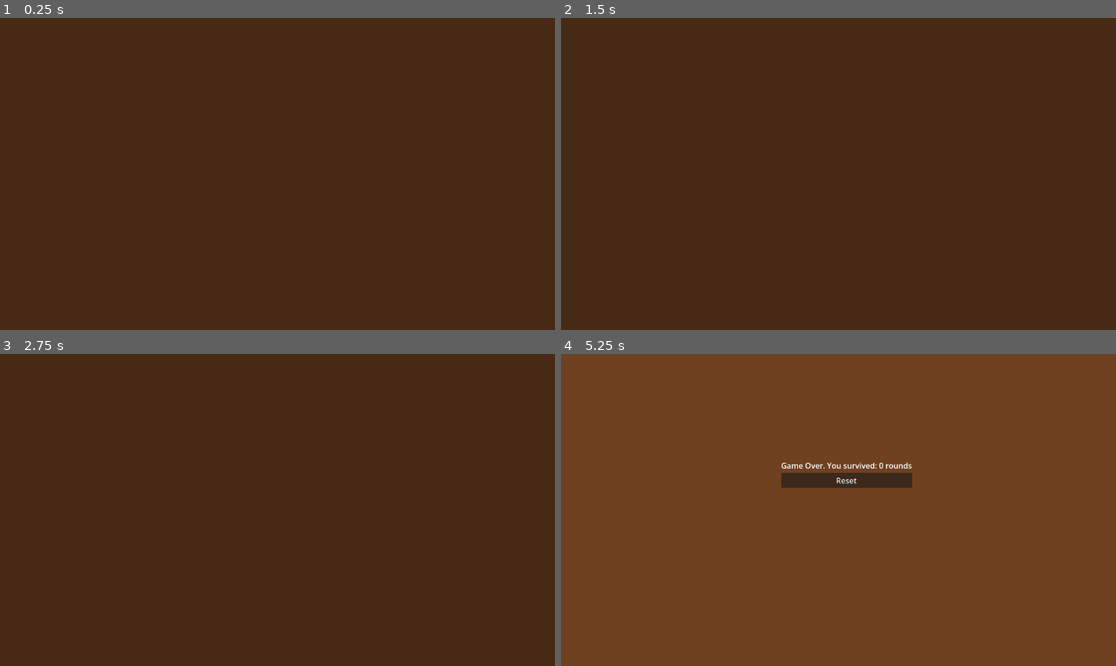
Above: before the commit, frames 1-4 (two rows, left to right).
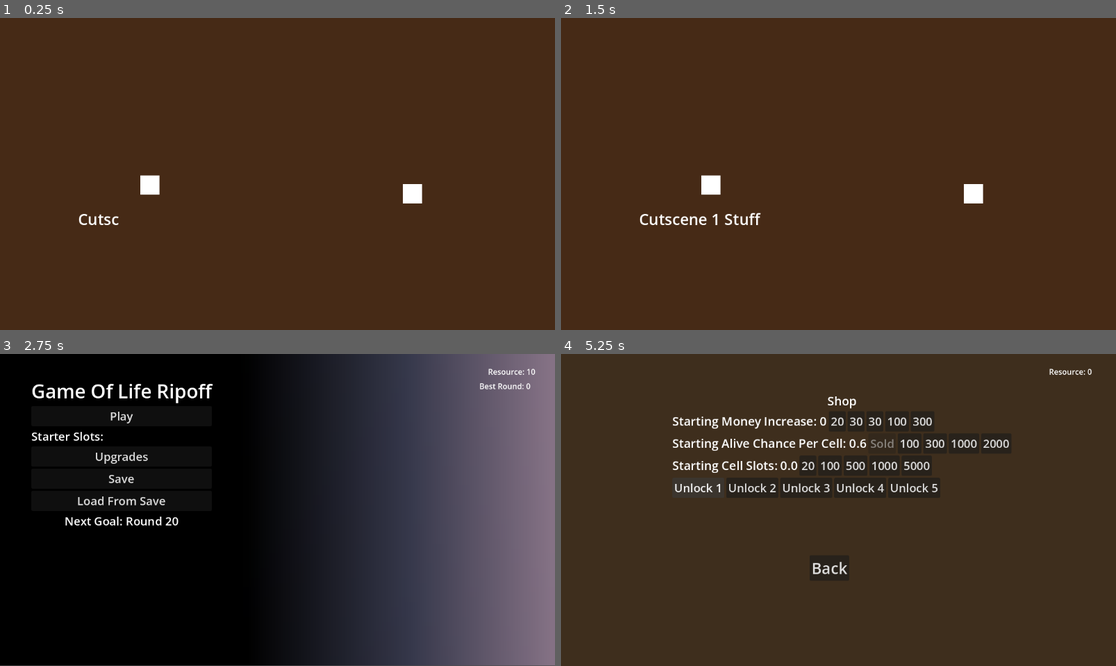
Above: after the commit, the same moments.

Repository: NicholasTillo/GameOfLifeClone
Game: Godot game, scene res://Scenes/Cutscene1.tscn
Two runs of this game, one before a commit and one after it. Both use one fixed random seed, a clock stepped at 60 frames per second and the inputs below. This scene is started directly instead of the project's main scene.
Inputs (mouse positions are in pixels of both pictures, inside the frame that each line leads up to):
- Up to frame 1 (0.25 s): no input
- Up to frame 2 (1.5 s): move the mouse to (838, 170) at 0.52 s; click (838, 170) at 0.67 s; tap Enter at 1.25 s; move the mouse to (727, 189) at 1.27 s; click (727, 189) at 1.42 s
- Up to frame 3 (2.75 s): tap Space at 2 s; move the mouse to (333, 441) at 2.02 s; click (333, 441) at 2.17 s
- Up to frame 4 (5.25 s): click (683, 456) at 2.75 s, where only the run after the commit has a clickable "Upgrades"; click (838, 422) at 3.5 s, where only the run after the commit has a clickable "20"; click (877, 444) at 4.25 s, where only the run after the commit has a clickable "10"; click (699, 488) at 5 s, where only the run after the commit has a clickable "Unlock 1"

The runs differ from the first frame. In frame 1, 0.6% of the frame differs, in the area x 14-77%, y 50-67%; in frame 2, 0.8%; in frame 3, 100%, in the area x 0-100%, y 0-100%; in frame 4, 99%.

Commit message:
Cutscene prepping, another event made

Diff:
--- a/Classes/Class.gd
+++ b/Classes/Class.gd
@@ -1,6 +1,6 @@
 @abstract
 
-extends Node
+extends RefCounted
 class_name Class
 
 var name1 = "text"
--- a/Components/scrolling_text.gd
+++ b/Components/scrolling_text.gd
@@ -25,5 +25,9 @@
 		await get_tree().create_timer(1.5).timeout
 		display_text(list_of_texts[current_text_index])
 	else:
-		await get_tree().create_timer(2).timeout
-		get_tree().change_scene_to_file("res://Scenes/MainMenu.tscn")
+		on_finish_list()
+
+
+func on_finish_list():
+	await get_tree().create_timer(2).timeout
+	get_tree().change_scene_to_file("res://Scenes/MainMenu.tscn")
--- a/GameState.tscn
+++ b/GameState.tscn
@@ -113,7 +113,7 @@
 offset_left = -149.0
 offset_right = 246.0
 offset_bottom = 391.0
-color = Color(0.2294173, 0.36854005, 0.23573908, 1)
+color = Color(0.5466929, 0.47305351, 0.31705686, 1)
 
 [node name="ShopHBox" type="HBoxContainer" parent="UI" unique_id=1994313040]
 layout_mode = 0
--- a/GridNode.gd
+++ b/GridNode.gd
@@ -36,7 +36,7 @@
 
 #Event Variables
 var event_popup_precon_scene = preload("res://Scenes/event_pop_up.tscn")
-
+var pet_store_popup_scene = preload("res://Scenes/pet_store_pop_up.tscn")
 
 func reset_stats():
 	starting_money_increase = 0
@@ -145,6 +145,11 @@
 				var chosen_cell = state.cells.pick_random()
 				chosen_cell.contains = Zombie.new()
 				chosen_cell.contains.cell = chosen_cell
+		2: #Exotic Pet Store
+			var pet_store_popup = pet_store_popup_scene.instantiate()
+			event_popup.okay_button.pressed.connect(func():
+															get_tree().root.add_child(pet_store_popup)
+															event_popup.close())
 
 
 func check_stable_state(param, subgrids):
--- /dev/null
+++ b/RandomEvents/InterstellarStore.tres
@@ -0,0 +1,11 @@
+[gd_resource type="Resource" script_class="random_event" format=3 uid="uid://b6j74knkcuiqp"]
+
+[ext_resource type="Script" uid="uid://cmshelun5apk1" path="res://random_event.gd" id="1_7mllm"]
+
+[resource]
+script = ExtResource("1_7mllm")
+name = "Exotic Pet Store"
+text = "On the planet zimblor, there is a exotic pet merchant, would you like to stop by?"
+id = 2
+enabled = true
+metadata/_custom_type_script = "uid://cmshelun5apk1"
--- a/Scenes/Cutscene1.tscn
+++ b/Scenes/Cutscene1.tscn
@@ -1,9 +1,11 @@
 [gd_scene format=3 uid="uid://bo5de26sx6auv"]
 
 [ext_resource type="Script" uid="uid://cs6p6su250hma" path="res://Scenes/cutscene_one.gd" id="1_dif7x"]
+[ext_resource type="Script" uid="uid://b5v8y8a7h3y1n" path="res://Components/scrolling_text.gd" id="2_w5wil"]
 
-[node name="Cutscene1" type="Node2D" unique_id=1645025605]
+[node name="Cutscene1" type="Node2D" unique_id=1645025605 node_paths=PackedStringArray("Text_Maker")]
 script = ExtResource("1_dif7x")
+Text_Maker = NodePath("Control/Scrolling_Text")
 
 [node name="Control" type="Control" parent="." unique_id=1409268446]
 layout_mode = 3
@@ -16,3 +18,27 @@
 offset_right = 1153.0
 offset_bottom = 648.0
 color = Color(0.27367768, 0.16558322, 0.08524602, 1)
+
+[node name="Character1" type="ColorRect" parent="Control" unique_id=2006072800]
+layout_mode = 0
+offset_left = 291.0
+offset_top = 327.0
+offset_right = 331.0
+offset_bottom = 367.0
+
+[node name="Character2" type="ColorRect" parent="Control" unique_id=1691542103]
+layout_mode = 0
+offset_left = 836.0
+offset_top = 345.0
+offset_right = 876.0
+offset_bottom = 385.0
+
+[node name="Scrolling_Text" type="RichTextLabel" parent="Control" unique_id=1462396555]
+layout_mode = 0
+offset_left = 162.0
+offset_top = 395.0
+offset_right = 936.0
+offset_bottom = 607.0
+theme_override_font_sizes/normal_font_size = 32
+script = ExtResource("2_w5wil")
+metadata/_custom_type_script = "uid://b5v8y8a7h3y1n"
--- /dev/null
+++ b/Scenes/Cutscene2.tscn
@@ -0,0 +1,18 @@
+[gd_scene format=3 uid="uid://bdq5kh2ujsqes"]
+
+[ext_resource type="Script" uid="uid://cs6p6su250hma" path="res://Scenes/cutscene_one.gd" id="1_2mqi4"]
+
+[node name="Cutscene2" type="Node2D" unique_id=1645025605]
+script = ExtResource("1_2mqi4")
+
+[node name="Control" type="Control" parent="." unique_id=1409268446]
+layout_mode = 3
+anchors_preset = 0
+offset_right = 40.0
+offset_bottom = 40.0
+
+[node name="ColorRect" type="ColorRect" parent="Control" unique_id=1864814216]
+layout_mode = 0
+offset_right = 1153.0
+offset_bottom = 648.0
+color = Color(0.27367768, 0.16558322, 0.08524602, 1)
--- /dev/null
+++ b/Scenes/Cutscene3.tscn
@@ -0,0 +1,18 @@
+[gd_scene format=3 uid="uid://bkuq6hbbh8lni"]
+
+[ext_resource type="Script" uid="uid://cs6p6su250hma" path="res://Scenes/cutscene_one.gd" id="1_5cdrm"]
+
+[node name="Cutscene3" type="Node2D" unique_id=1645025605]
+script = ExtResource("1_5cdrm")
+
+[node name="Control" type="Control" parent="." unique_id=1409268446]
+layout_mode = 3
+anchors_preset = 0
+offset_right = 40.0
+offset_bottom = 40.0
+
+[node name="ColorRect" type="ColorRect" parent="Control" unique_id=1864814216]
+layout_mode = 0
+offset_right = 1153.0
+offset_bottom = 648.0
+color = Color(0.27367768, 0.16558322, 0.08524602, 1)
--- /dev/null
+++ b/Scenes/Cutscene4.tscn
@@ -0,0 +1,18 @@
+[gd_scene format=3 uid="uid://bdvkphrbm8umt"]
+
+[ext_resource type="Script" uid="uid://cs6p6su250hma" path="res://Scenes/cutscene_one.gd" id="1_6tjip"]
+
+[node name="Cutscene4" type="Node2D" unique_id=1645025605]
+script = ExtResource("1_6tjip")
+
+[node name="Control" type="Control" parent="." unique_id=1409268446]
+layout_mode = 3
+anchors_preset = 0
+offset_right = 40.0
+offset_bottom = 40.0
+
+[node name="ColorRect" type="ColorRect" parent="Control" unique_id=1864814216]
+layout_mode = 0
+offset_right = 1153.0
+offset_bottom = 648.0
+color = Color(0.27367768, 0.16558322, 0.08524602, 1)
--- /dev/null
+++ b/Scenes/Cutscene5.tscn
@@ -0,0 +1,18 @@
+[gd_scene format=3 uid="uid://8cebqhnb5xaj"]
+
+[ext_resource type="Script" uid="uid://cs6p6su250hma" path="res://Scenes/cutscene_one.gd" id="1_h37pv"]
+
+[node name="Cutscene5" type="Node2D" unique_id=1645025605]
+script = ExtResource("1_h37pv")
+
+[node name="Control" type="Control" parent="." unique_id=1409268446]
+layout_mode = 3
+anchors_preset = 0
+offset_right = 40.0
+offset_bottom = 40.0
+
+[node name="ColorRect" type="ColorRect" parent="Control" unique_id=1864814216]
+layout_mode = 0
+offset_right = 1153.0
+offset_bottom = 648.0
+color = Color(0.27367768, 0.16558322, 0.08524602, 1)
--- a/Scenes/cutscene_one.gd
+++ b/Scenes/cutscene_one.gd
@@ -2,9 +2,12 @@
 
 var culm_time = 0
 
+@export var Text_Maker: Scrolling_Text
 # Called when the node enters the scene tree for the first time.
 func _ready() -> void:
-	pass # Replace with function body.
+	Text_Maker.list_of_text(["Who the hell is cube 1", "Idk who is cube 2"])
+	Text_Maker.display_text("Cutscene 1 Stuff")
+	Text_Maker.on_finish_list()
 
 
 # Called every frame. 'delta' is the elapsed time since the previous frame.
--- /dev/null
+++ b/Scenes/pet_store_pop_up.gd
@@ -0,0 +1,10 @@
+extends Control
+
+@export var button1:Button
+@export var button2:Button
+@export var button3:Button
+@export var close_button:Button
+
+# Called when the node enters the scene tree for the first time.
+func _ready() -> void:
+	close_button.pressed.connect(func():queue_free()) # Replace with function body.
--- /dev/null
+++ b/Scenes/pet_store_pop_up.tscn
@@ -0,0 +1,82 @@
+[gd_scene format=3 uid="uid://dr8lwqdegqy1h"]
+
+[ext_resource type="Script" uid="uid://d3ur82yf1mah4" path="res://Scenes/pet_store_pop_up.gd" id="1_uv77l"]
+
+[node name="EventPopUp" type="Control" unique_id=287901850 node_paths=PackedStringArray("button1", "button2", "button3", "close_button")]
+z_index = 10
+layout_mode = 3
+anchors_preset = 15
+anchor_right = 1.0
+anchor_bottom = 1.0
+grow_horizontal = 2
+grow_vertical = 2
+script = ExtResource("1_uv77l")
+button1 = NodePath("BuyAnimal1")
+button2 = NodePath("BuyAnimal2")
+button3 = NodePath("BuyAnimal3")
+close_button = NodePath("OkayButton")
+
+[node name="ColorRect2" type="ColorRect" parent="." unique_id=1532821470]
+layout_mode = 0
+offset_right = 1152.0
+offset_bottom = 648.0
+color = Color(0.73333335, 0.6313726, 0.50980395, 0)
+
+[node name="ColorRect" type="ColorRect" parent="." unique_id=450318174]
+layout_mode = 0
+offset_left = 175.0
+offset_top = 66.0
+offset_right = 998.0
+offset_bottom = 578.0
+color = Color(0.8732984, 0.8732984, 0.8732984, 1)
+
+[node name="NameLabel" type="Label" parent="." unique_id=1241310315]
+modulate = Color(0, 0, 0, 1)
+layout_mode = 0
+offset_left = 558.0
+offset_top = 147.0
+offset_right = 605.0
+offset_bottom = 170.0
+text = "Shop"
+
+[node name="TextLabel" type="Label" parent="." unique_id=719691039]
+modulate = Color(0, 0, 0, 1)
+layout_mode = 0
+offset_left = 559.0
+offset_top = 292.0
+offset_right = 599.0
+offset_bottom = 315.0
+text = "Text"
+
+[node name="OkayButton" type="Button" parent="." unique_id=744858214]
+layout_mode = 0
+offset_left = 493.0
+offset_top = 454.0
+offset_right = 665.0
+offset_bottom = 500.0
+text = "Return To Ship"
+
+[node name="BuyAnimal1" type="Button" parent="." unique_id=884554864]
+layout_mode = 0
+offset_left = 301.0
+offset_top = 354.0
+offset_right = 473.0
+offset_bottom = 400.0
+text = "Animal1"
+
+[node name="BuyAnimal2" type="Button" parent="." unique_id=271352839]
+layout_mode = 0
+offset_left = 492.0
+offset_top = 354.0
+offset_right = 664.0
+offset_bottom = 400.0
+text = "Animal2
+"
+
+[node name="BuyAnimal3" type="Button" parent="." unique_id=2065063129]
+layout_mode = 0
+offset_left = 698.0
+offset_top = 355.0
+offset_right = 870.0
+offset_bottom = 401.0
+text = "Animal3"
--- a/cell.gd
+++ b/cell.gd
@@ -1,4 +1,4 @@
-extends Node2D
+extends RefCounted
 class_name Cell
 
 
Not shown, added: Scenes/pet_store_pop_up.gd.uid
